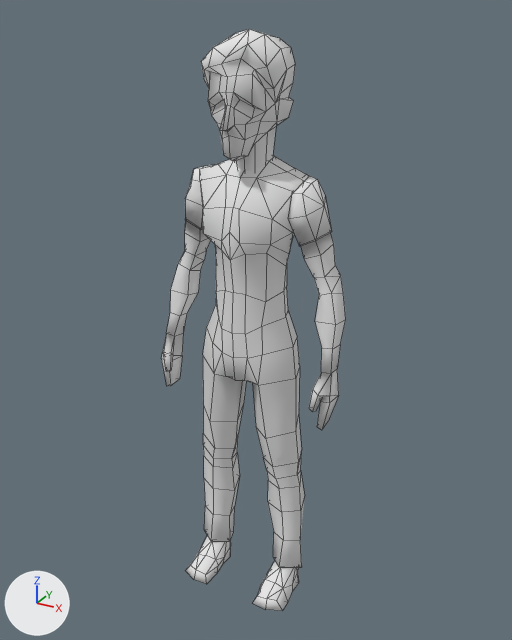
Before and after pictures for a commit that changed the FBX model Assets/3D_Assets/NPC/hero.fbx.
Camera for both pictures: a 50 mm lens placed at (1.1, -1.968, 2.087), pointed at (0.004, 0.025, 1.091). Every picture has the same lights, and +X, +Y and +Z are marked at lower left. Mesh edges are drawn as thin lines. Vertices at the same position are counted once.

The first picture shows 'male_player'.
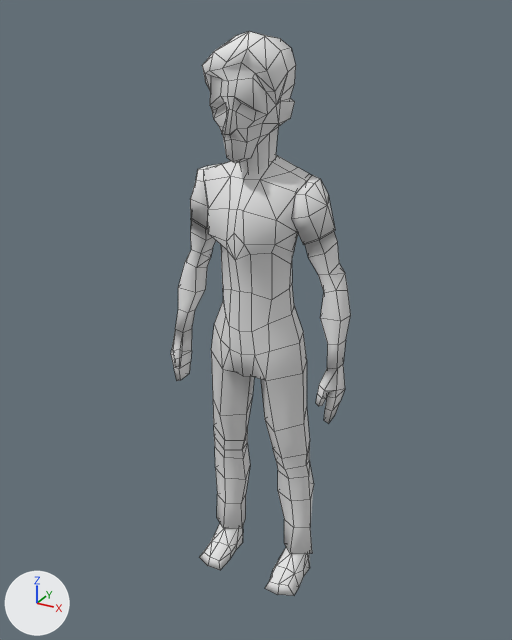
Boxes (x1, y1, x2, y2) around the edits, measured in the pictures (512 x 640 px):
'male_player', reshaped, moved, turned: before (161, 29, 346, 611); after (171, 31, 351, 595)
part 1 of me_male_player, built on: before (161, 353, 339, 430); after (171, 349, 345, 424)

The change, as a diff of the scene's bpy script:
```diff
--- a/Assets/3D_Assets/NPC/hero.fbx.py
+++ b/Assets/3D_Assets/NPC/hero.fbx.py
@@ me_male_player @@
 # used by ob_male_player; location = (-0.001, -0.101, 0.008); rotation_euler = (1.523, 0.00157, 0.00819), in degrees (87, 0.1, 0.5); scale = (0.01, 0.01, 0.01)
-me_male_player.from_pydata(...)  # 492 vertices, 562 faces; spans x -34.0..34.0, y 0.0..203.0, z -16.0..16.0
+me_male_player.from_pydata(...)  # 508 vertices, 578 faces; spans x -34.0..34.0, y 0.0..203.0, z -16.0..16.0
+# me_male_player part 1
+# 16 faces are deleted
+# 16 vertices are added at x -32.0..32.0, y 84.0..91.0, z -5.0..6.0
+# 32 new faces join them
 me_male_player.materials.append(mat_hero)
@@ ob_male_player @@
 ob_male_player = bpy.data.objects.new('male_player', me_male_player)
-ob_male_player.location = (-0.001, -0.101, 0.008)
-ob_male_player.rotation_euler = (1.523, 0.00157, 0.00819)  # degrees (87, 0.1, 0.5)
+ob_male_player.location = (0.0, 0.0, 0.0)
+ob_male_player.rotation_euler = (1.571, 0.0, 0.0)  # degrees (90, 0, 0)
 ob_male_player.scale = (0.01, 0.01, 0.01)
```
